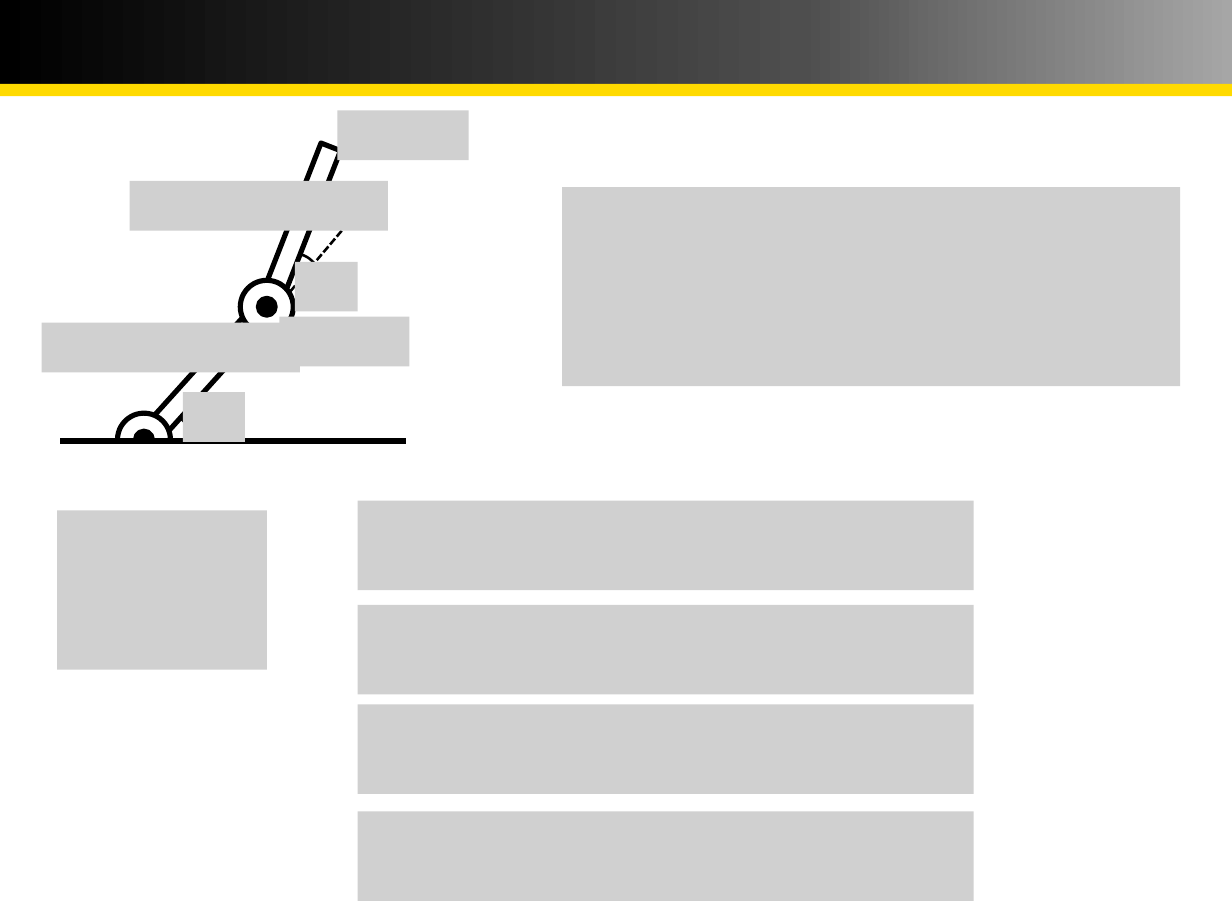
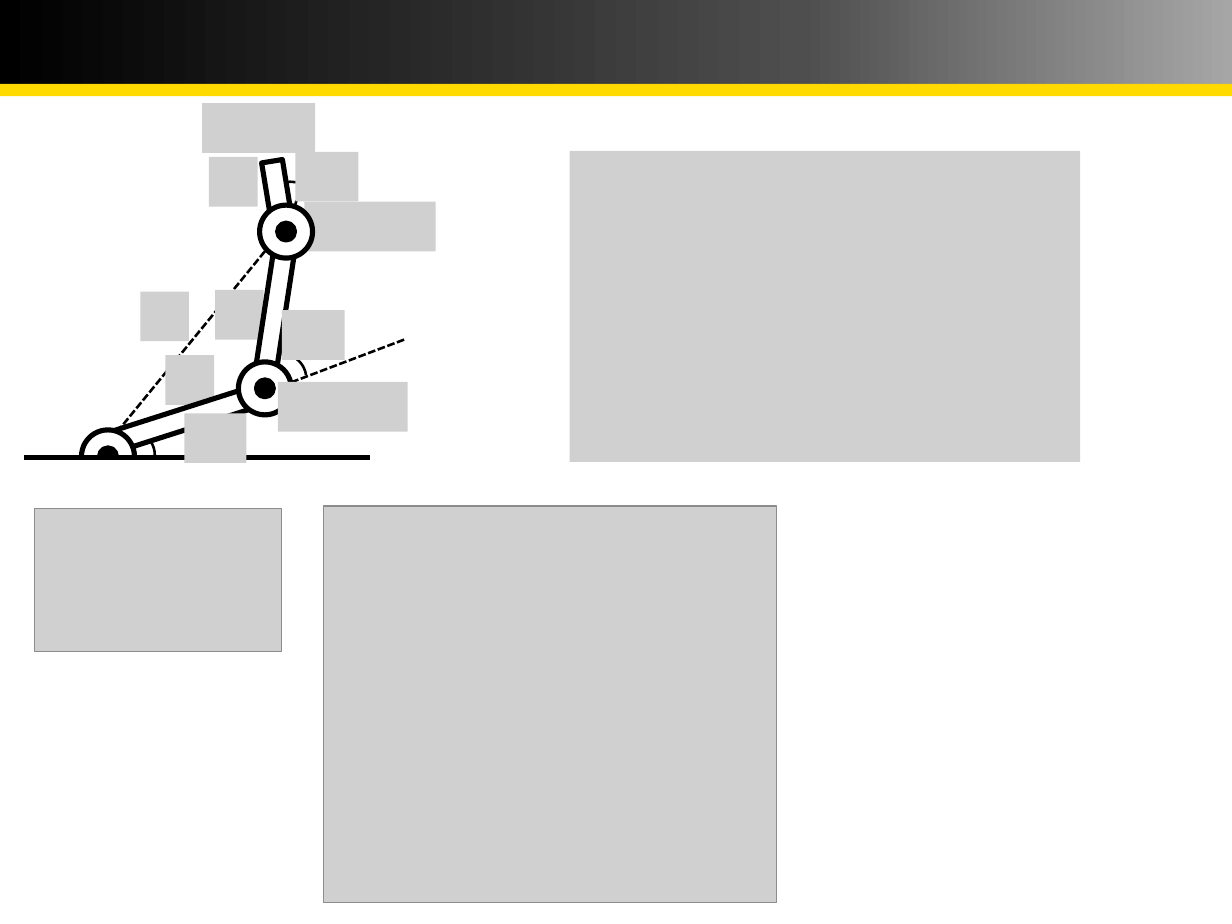
Before and after one commit to csp00275/3DOF, a slide deck: slide 11 of Three_DOF_Maipulator.pptx (slide 13 before the commit). Drawn at 1232x924 pixels with LibreOffice and Linux fonts; fonts in the diff are those of the drawing; grey boxes stand for pictures. Boxes give left, top, right and bottom in pixels: in the first picture for what was removed or moved away, otherwise in the second. Text is boxed around its words. In the diff, an @@ line names an element or a change of style, - is before the commit and + after.

Commit message:
jacobian

```diff
--- a/Three_DOF_Maipulator.pptx
+++ b/Three_DOF_Maipulator.pptx
@@ group added at (100, 103, 436, 462): 10 pictures, 2 lines, 2 ellipses, 1 arc (boxed as its full ellipse), 1 rectangle @@
@@ arc (boxed as its full ellipse) at (261, 174, 324, 236): proportions changed; rotation 15 to 26 degrees @@
@@ line moved from (382, 184) - (265, 322) to (310, 152) - (287, 237) @@
@@ picture: place and size @@
-picture at (562, 187, 1180, 387)
+picture at (569, 152, 1079, 462)
@@ rectangle at (251, 228, 298, 402): rotation 291 to 278 degrees @@
@@ rectangle at (99, 383, 270, 456): rotation 312 to 342 degrees @@
@@ ellipse: place and size @@
-ellipse at (240, 281, 293, 334)
+ellipse at (239, 362, 292, 415)
@@ ellipse: place and size @@
-ellipse at (259, 298, 276, 315)
+ellipse at (256, 379, 274, 397)
@@ 2 ellipses, 1 arc (boxed as its full ellipse), 1 rectangle, 1 line: place and size @@
-2 ellipses, 1 arc (boxed as its full ellipse), 1 rectangle, 1 line at (60, 405, 405, 488)
+2 ellipses, 1 arc (boxed as its full ellipse), 1 rectangle, 1 line at (25, 422, 370, 505)
@@ picture: place and size @@
-picture at (57, 510, 266, 669)
+picture at (34, 509, 282, 652)
@@ picture added at (323, 506, 776, 903) @@
@@ group removed at (42, 111, 973, 902): 10 pictures @@
```
Also in this commit, not shown: 2 other slides changed, 3 slides removed, 2 other files.
